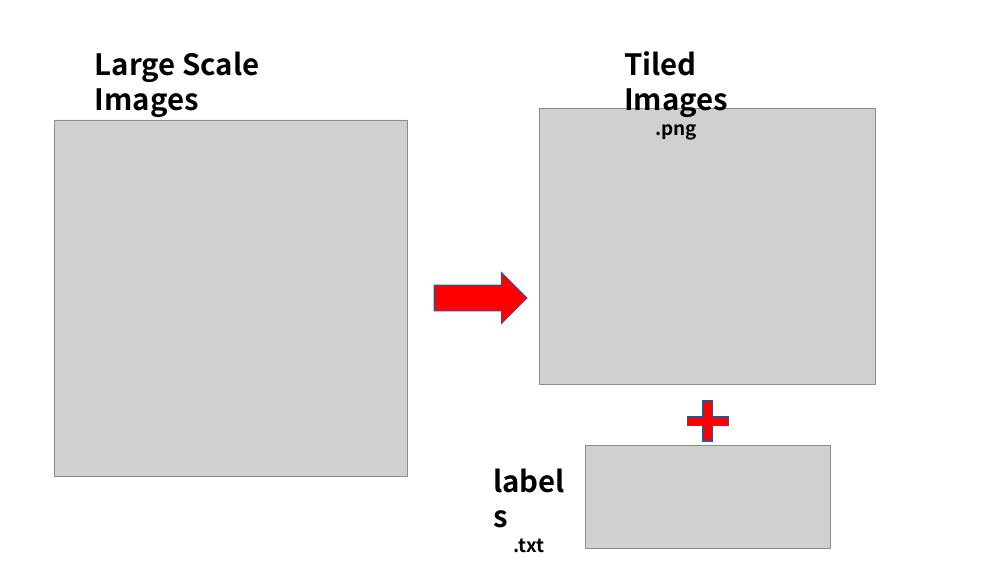
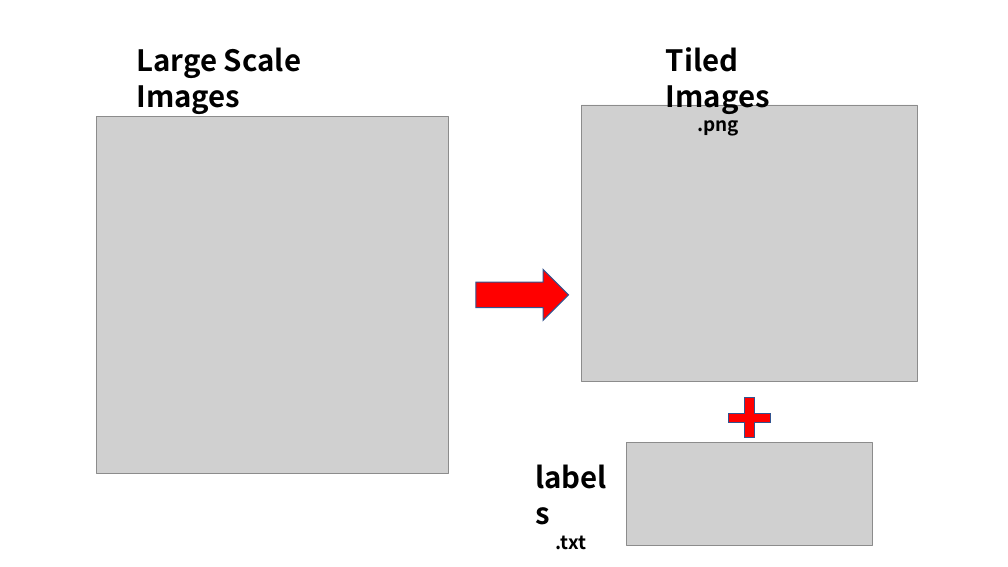
Before and after one commit to hslee4716/CCMCT, a slide deck: slide 5 of 발표자료/CCMCT_중간발표.pptx. Drawn at 1008x567 pixels with LibreOffice and Linux fonts; fonts in the diff are those of the drawing; grey boxes stand for pictures. Boxes give left, top, right and bottom in pixels: in the first picture for what was removed or moved away, otherwise in the second. Text is boxed around its words. In the diff, an @@ line names an element or a change of style, - is before the commit and + after.

```diff
--- a/발표자료/CCMCT_중간발표.pptx
+++ b/발표자료/CCMCT_중간발표.pptx
@@ picture: place and size @@
-picture at (54,120,407,476)
+picture at (97,116,449,473)
@@ 3 texts, 2 pictures, 1 plus, 1 right arrow: place and size @@
-3 texts, 2 pictures, 1 plus, 1 right arrow at (95,51,876,553)
+3 texts, 2 pictures, 1 plus, 1 right arrow at (137,47,918,550)
```
Also in this commit, not shown: 1 other slide changed, 5 other files.
